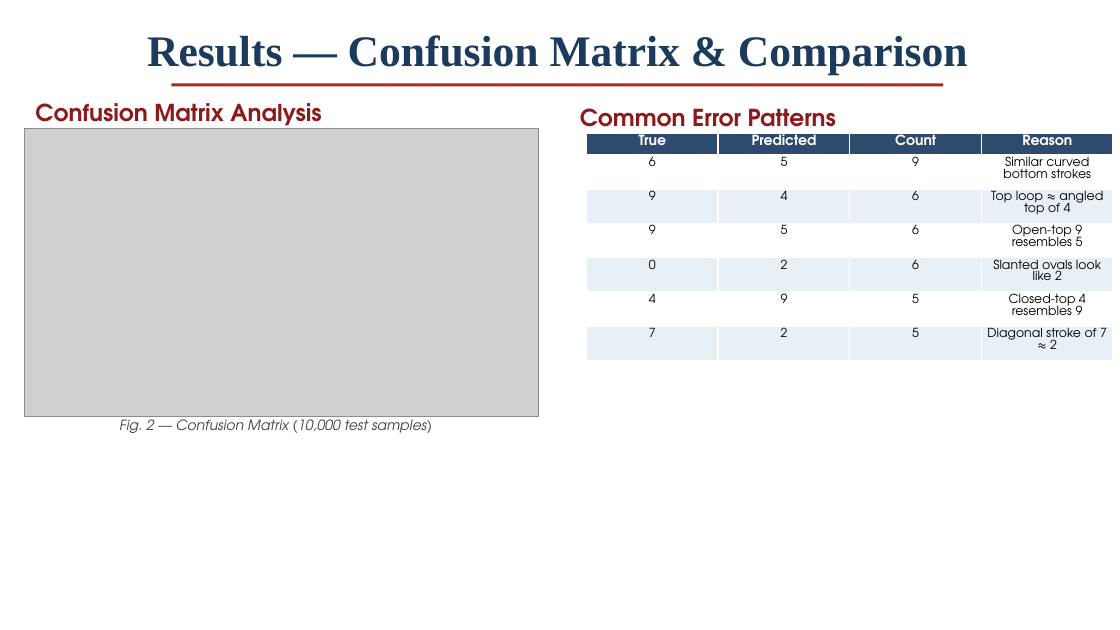
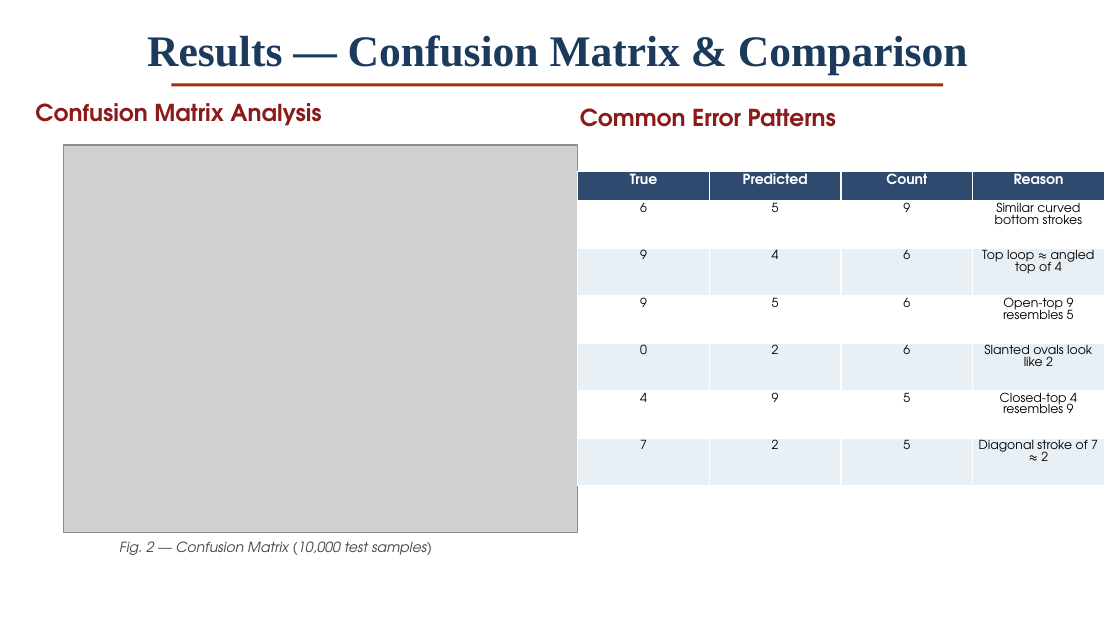
Before and after one commit to abhay-singh1100/HandWrittenDigit, a slide deck: slide 10 of ICSSCS_2026_Detailed_v3.pptx. Drawn at 1120x630 pixels with LibreOffice and Linux fonts; fonts in the diff are those of the drawing; grey boxes stand for pictures. Boxes give left, top, right and bottom in pixels: in the first picture for what was removed or moved away, otherwise in the second. Text is boxed around its words. In the diff, an @@ line names an element or a change of style, - is before the commit and + after.

```diff
--- a/ICSSCS_2026_Detailed_v3.pptx
+++ b/ICSSCS_2026_Detailed_v3.pptx
@@ picture: place and size @@
-picture at [25, 129, 539, 417]
+picture at [63, 146, 577, 533]
@@ table: place and size @@
-table at [587, 133, 1116, 361]
+table at [578, 171, 1107, 485]
@@ text "Fig. 2 — Confusion Matrix ..." rewrapped from [119, 415, 432, 433] to [119, 541, 432, 555] @@
```
Also in this commit, not shown: 4 other slides changed, 1 other file.
